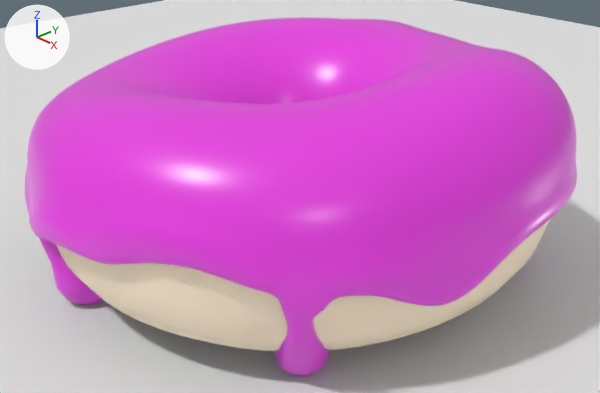
A saved change to the Blender file test/part2/donut.blend.
The view is the same before and after, from a 50 mm camera at (1.389, -1.294, 1.035) aimed at (0.042, -0.026, 0.176). Arrows for +X, +Y and +Z are at upper left; the lights stay in place.

Objects in the first picture: 'Donut', 'Icing', 'Plane'.
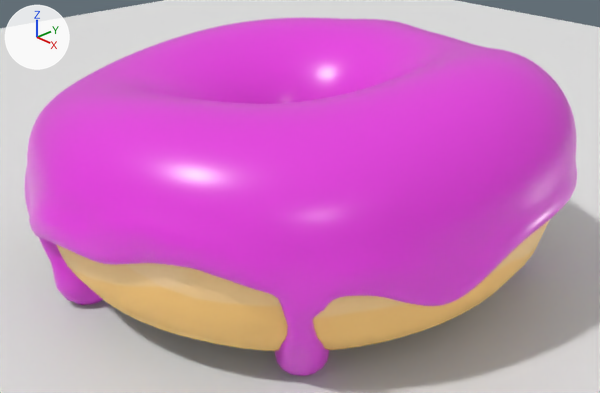
The edits, one by one:
Picture 'donut base kai' (img_donut_base_kai) is new.
In material 'Material.001' (mat_material_001), base_color is no longer (1.0, 0.834, 0.636), beige #ffebd1.
In material 'Material.001' (mat_material_001), texture is now set to img_donut_base_kai.

What differs and where, as boxes [x1, y1, x2, y2] in the pictures (600 x 393 px):
'Donut', surface changed
    both: [57, 221, 549, 351]
